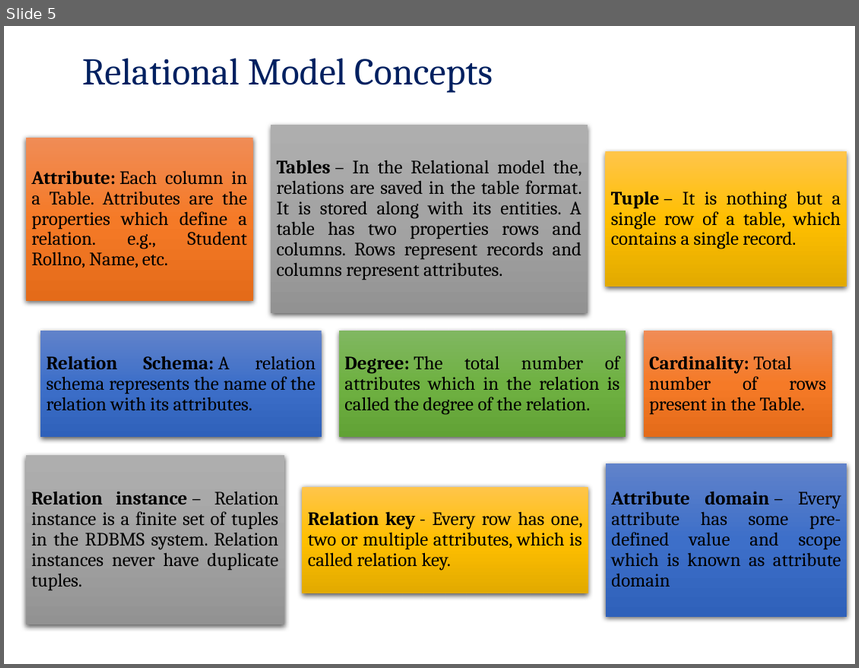
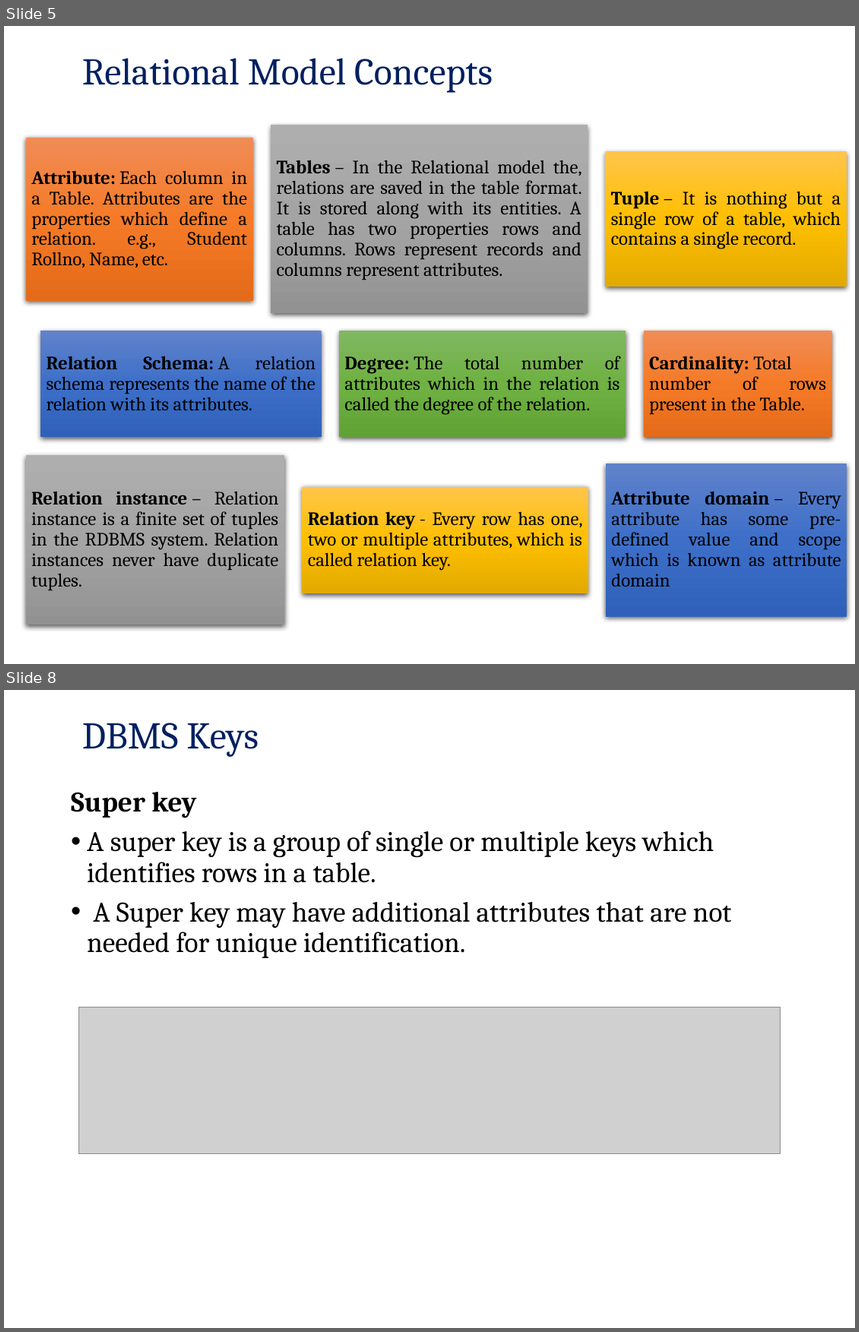
Before and after one commit to pankajfri/Training-Materials, a slide deck: Advanced Web Technologies/Database Concepts/Session2.pptx. Shown one above the other, each under a label of ours: slide 5 before the commit, slides 5 and 8 after it; the slides between them are not shown. The pictures are 859x668 and 859x1332 pixels, drawn with LibreOffice and Linux fonts; fonts in the diff are those of the drawing; grey boxes stand for pictures; background and template pictures are left out. Boxes give left, top, right and bottom in pixels: in the first picture for what was removed or moved away, otherwise in the second. Text is boxed around its words. In the diff, an @@ line names an element or a change of style, - is before the commit and + after.

Commit message:
dbms session 2

```diff
--- a/Advanced Web Technologies/Database Concepts/Session2.pptx
+++ b/Advanced Web Technologies/Database Concepts/Session2.pptx
@@ slide 8 added at [4, 690, 855, 1328], background picture (left out) @@
@@ title added at [82, 723, 259, 757], 32 pt, text #002060 @@
+DBMS Keys
@@ text added at [71, 792, 732, 958], 24 pt, text #000000 @@
+Super key
+• A super key is a group of single or multiple keys which identifies rows in a table.
+• A Super key may have additional attributes that are not needed for unique identification.
@@ picture added at [79, 1008, 780, 1154] @@
```
Also in this commit, not shown: 4 slides changed, 12 other slides added, 2 slides removed, 9 other files.
